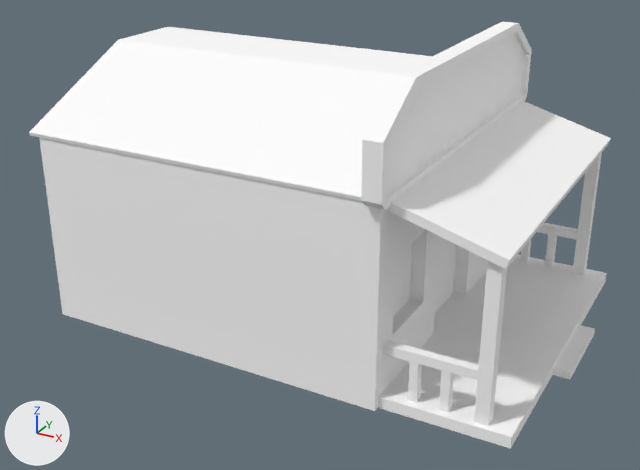
One commit to the Blender file Blend Files/Buildings/small house 01.blend: the scene before it, then after it.
Both versions are drawn from a 50 mm camera at (6.53, -12.9, 7.57) aimed at (-0.23, -0.61, 1.42). Arrows for +X, +Y and +Z are at lower left; the lights stay in place.
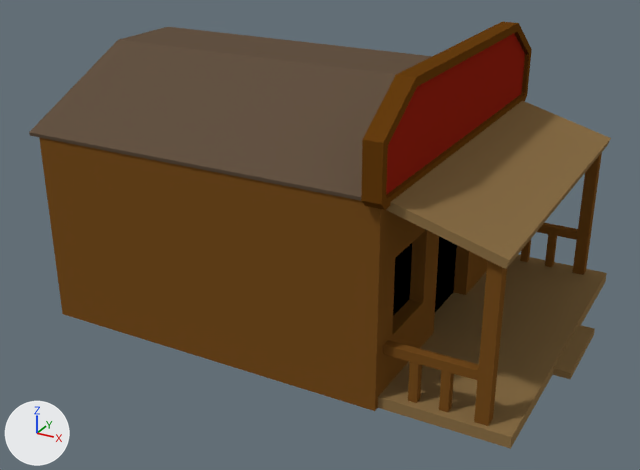
The newer file is also rescaled (x1.321) as a whole; pictures and numbers use the older file's frame.

What differs and where, as boxes (x1, y1, x2, y2) in the pictures (640 x 470 px):
'Cube', surface changed (grey to brown)
    both: (29, 22, 611, 449)

The edits, one by one:
Picture 'Colour Pallet.png' (img_colour_pallet_png) is new.
In material 'Material.001' (mat_material_001), base_color is no longer (1.0, 1.0, 1.0), white #ffffff.
In material 'Material.001' (mat_material_001), texture is now set to img_colour_pallet_png.
me_cube has 164 vertices, 108 faces and spans x -4.27..4.29, y -3.19..3.19, z 0.0..4.79.
me_cube is used by ob_cube; location (0.0, 0.0, 0.0).
me_cube part 1: texture (UV) coordinates of 108 of 108 faces, centred in x -4.27..4.29, y -3.19..3.19, z 0.06..4.79, changed; they spanned u 0.0..1.0, v 0.0..1.0 and now span u 0.43..0.82, v 0.06..0.95.
